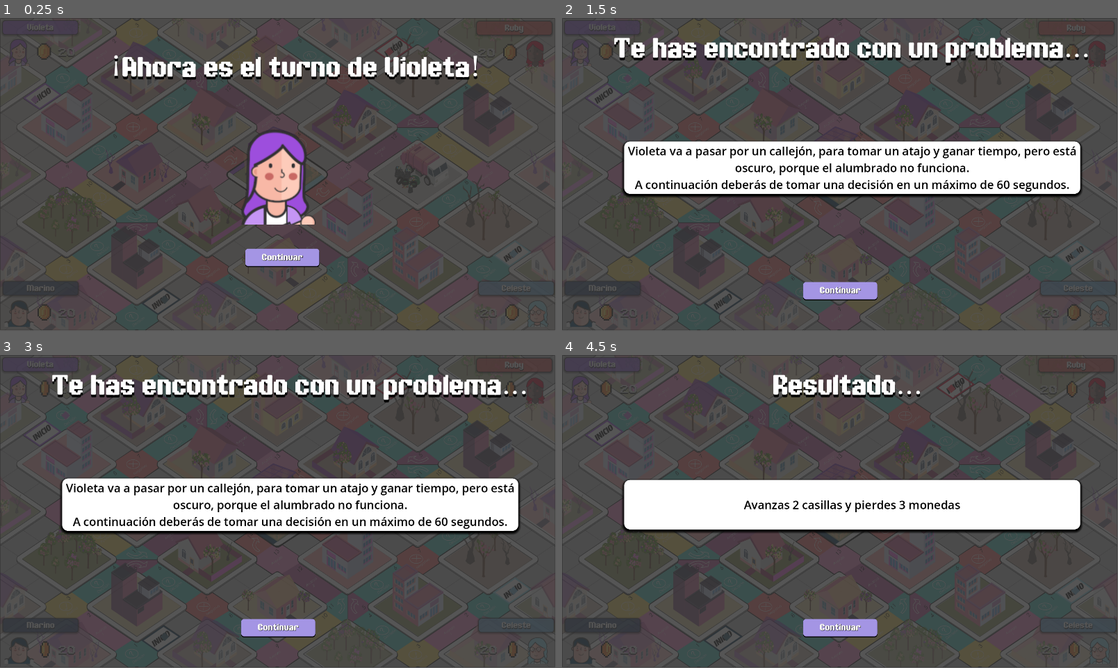
Above: before the commit, frames 1-4 (two rows, left to right).
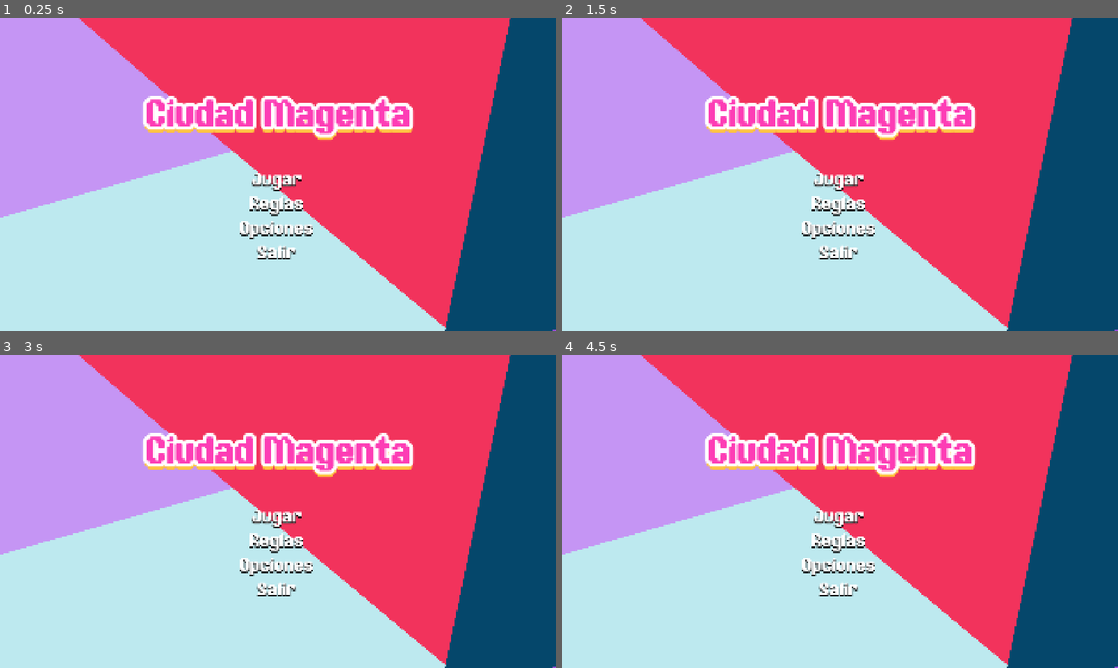
Above: after the commit, the same moments.

Repository: AleML1024/Ciudad-Magenta
Game: Godot game, scene res://MainMenu.tscn
Same seed, same stepped clock (60 frames per second), same inputs: the game is played once before the commit and once after it. Before the commit the project starts from res://Main.tscn.
Inputs (mouse positions are in pixels of both pictures, inside the frame that each line leads up to):
- Up to frame 1 (0.25 s): no input
- Up to frame 2 (1.5 s): click (845, 255) at 0.5 s, where only the run before the commit has a clickable "Continuar"; click (840, 202) at 1.25 s, where only the run after the commit has a clickable "Reglas"
- Up to frame 3 (3 s): click (278, 517) at 2 s, where only the run after the commit has a clickable "Jugar"; click (278, 517) at 2.75 s, where only the run after the commit has a clickable "Jugar"
- Up to frame 4 (4.5 s): click (840, 627) at 3.5 s, where only the run before the commit has a clickable "Continuar"; click (684, 495) at 4.27 s
In our replay, the window is 799x449 before the commit and 800x450 after it. These sizes can differ from the game's own. Grey fills any space a smaller window leaves; there, only what the larger window draws over its background counts as a difference.

The runs differ from the first frame. In frame 1, 100% of the frame differs, in the area x 0-100%, y 0-100%; in frame 2, 100%; in frame 3, 100%; in frame 4, 100%.

Commit message:
Menú principal conectado con el videojuego

Diff:
--- /dev/null
+++ b/GameIntro.tscn
@@ -0,0 +1,9 @@
+[gd_scene format=3 uid="uid://ddisxnhmrua7k"]
+
+[node name="Control" type="Control"]
+layout_mode = 3
+anchors_preset = 15
+anchor_right = 1.0
+anchor_bottom = 1.0
+grow_horizontal = 2
+grow_vertical = 2
--- a/Main.tscn
+++ b/Main.tscn
@@ -31,6 +31,7 @@
 metadata/_edit_lock_ = true
 
 [node name="Tiles" type="Node2D" parent="Board"]
+visible = false
 metadata/_edit_lock_ = true
 
 [node name="Tile_00" type="Node2D" parent="Board/Tiles"]
@@ -290,7 +291,6 @@
 metadata/_edit_lock_ = true
 
 [node name="TurnScreen" parent="." instance=ExtResource("9_03owx")]
-visible = false
 
 [node name="TextScreen" parent="." instance=ExtResource("10_wkp8b")]
 visible = false
--- a/MainMenu.tscn
+++ b/MainMenu.tscn
@@ -1,14 +1,20 @@
-[gd_scene load_steps=13 format=3 uid="uid://be3vrlvwyyx8"]
-
+[gd_scene load_steps=21 format=3 uid="uid://be3vrlvwyyx8"]
+
+[ext_resource type="Script" uid="uid://biprb3laoosl8" path="res://main_menu.gd" id="1_61cf8"]
 [ext_resource type="Texture2D" uid="uid://bfadki2or7nmt" path="res://asssets/backgrounds/Videojuego Ciudad Magenta Fondo Pantalla de Inicio.png" id="1_i26rj"]
 [ext_resource type="LabelSettings" uid="uid://cnhbnuw21ddyc" path="res://asssets/fonts/TitleText.tres" id="2_h7a2f"]
 [ext_resource type="FontFile" uid="uid://cxnt1h6c1s8l3" path="res://asssets/fonts/GamepauseddemoRegular-RpmY6.otf" id="3_qoqlk"]
 [ext_resource type="Script" uid="uid://d32i3gvi3j4yt" path="res://button.gd" id="4_qoqlk"]
-[ext_resource type="Script" uid="uid://rlgjaujeugsl" path="res://RulesScreen.gd" id="5_fimr5"]
+[ext_resource type="Script" uid="uid://rlgjaujeugsl" path="res://rules_screen.gd" id="5_fimr5"]
 [ext_resource type="LabelSettings" uid="uid://vplpdfjwwsx1" path="res://asssets/ui/title.tres" id="5_iwfq2"]
 [ext_resource type="StyleBox" uid="uid://cuu7lnxbaptpw" path="res://asssets/ui/button.tres" id="6_e2xy7"]
+[ext_resource type="Script" uid="uid://bkpf1thh75fb" path="res://intro_screen.gd" id="6_rnncn"]
+[ext_resource type="Texture2D" uid="uid://xrsdpqwpqhw" path="res://asssets/characters/VioletaAvatar.PNG" id="7_afec1"]
 [ext_resource type="StyleBox" uid="uid://bquqrmby4do64" path="res://asssets/ui/button_hover.tres" id="7_fimr5"]
+[ext_resource type="Texture2D" uid="uid://begg64y4b4tvq" path="res://asssets/characters/RubíAvatar.PNG" id="8_61cf8"]
 [ext_resource type="LabelSettings" uid="uid://d01eai4h7bper" path="res://asssets/ui/button_text.tres" id="8_u7cqb"]
+[ext_resource type="Texture2D" uid="uid://dyy6o156y3o4g" path="res://asssets/characters/CelesteAvatar.PNG" id="9_rnncn"]
+[ext_resource type="Texture2D" uid="uid://cn2mlumv848sm" path="res://asssets/characters/MarinoAvatar.PNG" id="10_3fnrj"]
 
 [sub_resource type="StyleBoxEmpty" id="StyleBoxEmpty_iwfq2"]
 
@@ -17,6 +23,22 @@
 font_size = 64
 shadow_color = Color(0, 0, 0, 1)
 shadow_offset = Vector2(0, 5)
+
+[sub_resource type="LabelSettings" id="LabelSettings_31qfy"]
+font = ExtResource("3_qoqlk")
+font_size = 70
+shadow_color = Color(0, 0, 0, 1)
+shadow_offset = Vector2(1, 3)
+
+[sub_resource type="StyleBoxFlat" id="StyleBoxFlat_m04lp"]
+bg_color = Color(0.6431373, 0.58431375, 0.89411765, 1)
+corner_radius_top_left = 10
+corner_radius_top_right = 10
+corner_radius_bottom_right = 10
+corner_radius_bottom_left = 10
+shadow_color = Color(0, 0, 0, 1)
+shadow_size = 1
+shadow_offset = Vector2(0, 3)
 
 [sub_resource type="StyleBoxFlat" id="StyleBoxFlat_fimr5"]
 content_margin_left = 5.0
@@ -39,6 +61,7 @@
 anchor_bottom = 1.0
 grow_horizontal = 2
 grow_vertical = 2
+script = ExtResource("1_61cf8")
 
 [node name="Background" type="Control" parent="."]
 layout_mode = 1
@@ -104,6 +127,7 @@
 layout_mode = 2
 size_flags_horizontal = 4
 size_flags_vertical = 0
+focus_mode = 0
 theme_override_constants/outline_size = 10
 theme_override_fonts/font = ExtResource("3_qoqlk")
 theme_override_font_sizes/font_size = 64
@@ -129,6 +153,7 @@
 layout_mode = 2
 size_flags_horizontal = 4
 size_flags_vertical = 0
+focus_mode = 0
 theme_override_constants/outline_size = 10
 theme_override_fonts/font = ExtResource("3_qoqlk")
 theme_override_font_sizes/font_size = 64
@@ -154,6 +179,7 @@
 layout_mode = 2
 size_flags_horizontal = 4
 size_flags_vertical = 0
+focus_mode = 0
 theme_override_constants/outline_size = 10
 theme_override_fonts/font = ExtResource("3_qoqlk")
 theme_override_font_sizes/font_size = 64
@@ -179,6 +205,7 @@
 layout_mode = 2
 size_flags_horizontal = 4
 size_flags_vertical = 0
+focus_mode = 0
 theme_override_constants/outline_size = 10
 theme_override_fonts/font = ExtResource("3_qoqlk")
 theme_override_font_sizes/font_size = 64
@@ -199,19 +226,151 @@
 horizontal_alignment = 1
 vertical_alignment = 1
 
-[node name="PlayerSelectionScreen" type="Control" parent="."]
+[node name="IntroScreen" type="Control" parent="."]
 visible = false
-anchors_preset = 0
-offset_right = 40.0
-offset_bottom = 40.0
-
-[node name="ConfirmSelectionScreen" type="Control" parent="."]
+layout_mode = 1
+anchors_preset = 15
+anchor_right = 1.0
+anchor_bottom = 1.0
+grow_horizontal = 2
+grow_vertical = 2
+script = ExtResource("6_rnncn")
+
+[node name="Label" type="Label" parent="IntroScreen"]
+layout_mode = 1
+anchors_preset = 10
+anchor_right = 1.0
+offset_top = 1.0
+offset_bottom = 330.0
+grow_horizontal = 2
+text = "Elige a tu personaje"
+label_settings = ExtResource("5_iwfq2")
+horizontal_alignment = 1
+vertical_alignment = 1
+
+[node name="HBoxContainer" type="HBoxContainer" parent="IntroScreen"]
+layout_mode = 1
+anchors_preset = 14
+anchor_top = 0.5
+anchor_right = 1.0
+anchor_bottom = 0.5
+grow_horizontal = 2
+grow_vertical = 2
+theme_override_constants/separation = 50
+alignment = 1
+
+[node name="Violeta" type="VBoxContainer" parent="IntroScreen/HBoxContainer"]
+layout_mode = 2
+
+[node name="TextureRect" type="TextureRect" parent="IntroScreen/HBoxContainer/Violeta"]
+custom_minimum_size = Vector2(300, 300)
+layout_mode = 2
+size_flags_horizontal = 0
+size_flags_vertical = 0
+texture = ExtResource("7_afec1")
+expand_mode = 1
+
+[node name="Label" type="Label" parent="IntroScreen/HBoxContainer/Violeta"]
+layout_mode = 2
+text = "Violeta"
+label_settings = SubResource("LabelSettings_31qfy")
+horizontal_alignment = 1
+vertical_alignment = 1
+
+[node name="Ruby" type="VBoxContainer" parent="IntroScreen/HBoxContainer"]
+layout_mode = 2
+
+[node name="TextureRect" type="TextureRect" parent="IntroScreen/HBoxContainer/Ruby"]
+custom_minimum_size = Vector2(300, 300)
+layout_mode = 2
+size_flags_horizontal = 0
+size_flags_vertical = 0
+texture = ExtResource("8_61cf8")
+expand_mode = 1
+flip_h = true
+
+[node name="Label" type="Label" parent="IntroScreen/HBoxContainer/Ruby"]
+layout_mode = 2
+text = "Ruby"
+label_settings = SubResource("LabelSettings_31qfy")
+horizontal_alignment = 1
+vertical_alignment = 1
+
+[node name="Celeste" type="VBoxContainer" parent="IntroScreen/HBoxContainer"]
+layout_mode = 2
+
+[node name="TextureRect" type="TextureRect" parent="IntroScreen/HBoxContainer/Celeste"]
+custom_minimum_size = Vector2(300, 300)
+layout_mode = 2
+size_flags_horizontal = 0
+size_flags_vertical = 0
+texture = ExtResource("9_rnncn")
+expand_mode = 1
+flip_h = true
+
+[node name="Label" type="Label" parent="IntroScreen/HBoxContainer/Celeste"]
+layout_mode = 2
+text = "Celeste"
+label_settings = SubResource("LabelSettings_31qfy")
+horizontal_alignment = 1
+vertical_alignment = 1
+
+[node name="Marino" type="VBoxContainer" parent="IntroScreen/HBoxContainer"]
+layout_mode = 2
+
+[node name="TextureRect" type="TextureRect" parent="IntroScreen/HBoxContainer/Marino"]
+custom_minimum_size = Vector2(300, 300)
+layout_mode = 2
+size_flags_horizontal = 0
+size_flags_vertical = 0
+texture = ExtResource("10_3fnrj")
+expand_mode = 1
+
+[node name="Label" type="Label" parent="IntroScreen/HBoxContainer/Marino"]
+layout_mode = 2
+text = "Marino"
+label_settings = SubResource("LabelSettings_31qfy")
+horizontal_alignment = 1
+vertical_alignment = 1
+
+[node name="Button" type="Button" parent="IntroScreen"]
+layout_mode = 1
+anchors_preset = -1
+anchor_left = 0.326
+anchor_top = 0.85200006
+anchor_right = 0.683
+anchor_bottom = 0.90700006
+offset_left = 0.08001709
+offset_top = -0.16003418
+offset_right = 0.6398926
+offset_bottom = 0.4399414
+grow_horizontal = 2
+grow_vertical = 0
+theme_override_fonts/font = ExtResource("3_qoqlk")
+theme_override_font_sizes/font_size = 32
+theme_override_styles/normal = SubResource("StyleBoxFlat_m04lp")
+theme_override_styles/hover = ExtResource("7_fimr5")
+
+[node name="Label" type="Label" parent="IntroScreen/Button"]
+layout_mode = 1
+anchors_preset = 8
+anchor_left = 0.5
+anchor_top = 0.5
+anchor_right = 0.5
+anchor_bottom = 0.5
+offset_left = -71.0
+offset_top = -16.5
+offset_right = 71.0
+offset_bottom = 16.5
+grow_horizontal = 2
+grow_vertical = 2
+text = "Comenzar"
+label_settings = ExtResource("8_u7cqb")
+horizontal_alignment = 1
+vertical_alignment = 1
+
+[node name="RulesScreen" type="Control" parent="."]
 visible = false
-anchors_preset = 0
-offset_right = 40.0
-offset_bottom = 40.0
-
-[node name="RulesScreen" type="Control" parent="."]
 layout_mode = 1
 anchors_preset = 15
 anchor_right = 1.0
@@ -251,6 +410,7 @@
 layout_mode = 2
 size_flags_horizontal = 0
 size_flags_vertical = 4
+focus_mode = 0
 theme_override_fonts/font = ExtResource("3_qoqlk")
 theme_override_font_sizes/font_size = 32
 theme_override_styles/normal = ExtResource("6_e2xy7")
@@ -280,6 +440,7 @@
 layout_mode = 2
 size_flags_horizontal = 0
 size_flags_vertical = 4
+focus_mode = 0
 theme_override_fonts/font = ExtResource("3_qoqlk")
 theme_override_font_sizes/font_size = 32
 theme_override_styles/normal = ExtResource("6_e2xy7")
@@ -304,6 +465,7 @@
 layout_mode = 2
 size_flags_horizontal = 0
 size_flags_vertical = 4
+focus_mode = 0
 theme_override_fonts/font = ExtResource("3_qoqlk")
 theme_override_font_sizes/font_size = 32
 theme_override_styles/normal = ExtResource("6_e2xy7")
@@ -341,10 +503,16 @@
 layout_mode = 2
 
 [node name="OptionsScreen" type="Control" parent="."]
-visible = false
-anchors_preset = 0
-offset_right = 40.0
-offset_bottom = 40.0
-
+layout_mode = 1
+anchors_preset = 15
+anchor_right = 1.0
+anchor_bottom = 1.0
+grow_horizontal = 2
+grow_vertical = 2
+
+[connection signal="pressed" from="StartScreen/VBoxContainer/Play" to="." method="_on_play_pressed"]
+[connection signal="pressed" from="StartScreen/VBoxContainer/Rules" to="RulesScreen" method="_on_rules_pressed"]
+[connection signal="pressed" from="IntroScreen/Button" to="IntroScreen" method="_on_button_pressed"]
+[connection signal="pressed" from="RulesScreen/HBoxContainer/Skip" to="RulesScreen" method="_on_skip_pressed"]
 [connection signal="pressed" from="RulesScreen/HBoxContainer/Previous" to="RulesScreen" method="_on_previous_pressed"]
 [connection signal="pressed" from="RulesScreen/HBoxContainer/Next" to="RulesScreen" method="_on_next_pressed"]
--- a/TurnScreen.tscn
+++ b/TurnScreen.tscn
@@ -66,10 +66,12 @@
 anchor_top = 0.739
 anchor_right = 0.57500005
 anchor_bottom = 0.794
-offset_left = -0.6400757
+offset_left = -18.640076
 offset_top = -0.11999512
-offset_right = -0.00012207031
+offset_right = -18.000122
 offset_bottom = 0.47998047
+grow_horizontal = 2
+grow_vertical = 2
 theme_override_fonts/font = ExtResource("1_txmjl")
 theme_override_font_sizes/font_size = 32
 theme_override_styles/normal = SubResource("StyleBoxFlat_toems")
@@ -77,10 +79,17 @@
 
 [node name="Label" type="Label" parent="Control/Panel/Button"]
 layout_mode = 1
-anchors_preset = -1
-anchor_right = 1.0
-anchor_bottom = 1.0500001
-offset_right = 1.0
+anchors_preset = 8
+anchor_left = 0.5
+anchor_top = 0.5
+anchor_right = 0.5
+anchor_bottom = 0.5
+offset_left = -71.0
+offset_top = -16.5
+offset_right = 71.0
+offset_bottom = 16.5
+grow_horizontal = 2
+grow_vertical = 2
 text = "Continuar"
 label_settings = ExtResource("5_e526w")
 horizontal_alignment = 1
--- /dev/null
+++ b/intro_screen.gd
@@ -0,0 +1,5 @@
+extends Control
+
+func _on_button_pressed() -> void:
+	hide()
+	get_tree().change_scene_to_file("res://Main.tscn")
--- /dev/null
+++ b/main_menu.gd
@@ -0,0 +1,12 @@
+extends Control
+
+func _ready():
+	$StartScreen.visible = true
+	$RulesScreen.visible = false
+	$IntroScreen.visible = false
+
+
+
+func _on_play_pressed() -> void:
+	$StartScreen.visible = false
+	$IntroScreen.visible = true
--- a/project.godot
+++ b/project.godot
@@ -11,7 +11,7 @@
 [application]
 
 config/name="Ciudad Magenta"
-run/main_scene="uid://ba44lsu0bbjfn"
+run/main_scene="uid://be3vrlvwyyx8"
 config/features=PackedStringArray("4.5", "Forward Plus")
 
 [display]
@@ -19,6 +19,8 @@
 window/size/viewport_width=1920
 window/size/viewport_height=1080
 window/size/resizable=false
+window/stretch/mode="canvas_items"
+mouse_cursor/custom_image="uid://btl3oo12r6k1y"
 
 [dotnet]
 
--- a/RulesScreen.gd
+++ b/rules_screen.gd
@@ -61,3 +61,13 @@
 func _on_previous_pressed() -> void:
 	if current_page > 0:
 		show_page(current_page - 1)
+
+
+func _on_skip_pressed() -> void:
+	print("Reglas terminadas")
+	hide() # o cambiar de escena
+	current_page = pages.size() -1
+
+
+func _on_rules_pressed() -> void:
+	show()
Binary file added: asssets/pointer/pointer_c.png
Not shown, added: asssets/pointer/pointer_c.png.import
Not shown, added: intro_screen.gd.uid
Not shown, added: main_menu.gd.uid
Renamed: RulesScreen.gd.uid -> rules_screen.gd.uid
